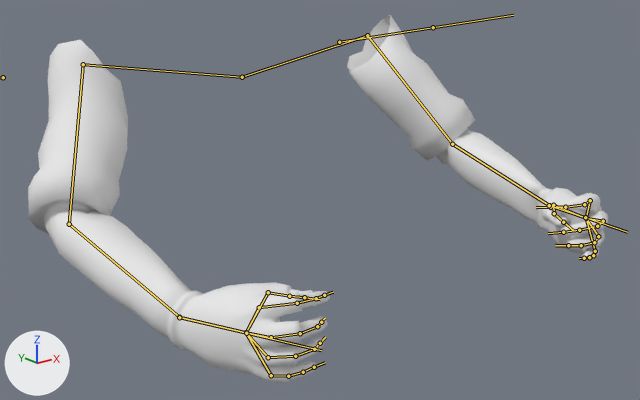
The FBX model Assets/_RPG/Models/FpsArms/FpsArms.fbx as it was, and as the next commit left it.
The view is the same before and after, from a 50 mm lens placed at (-3.83, -5.74, 1.15), pointed at (-0.09, -1.06, -0.72). The axes (+X, +Y, +Z) are drawn at lower left. The lights are the same throughout. Both versions are drawn at frame 20 of the action 'Armature.001|IdleOneHanded'; the numbers are the values there. The bones that bend it are drawn over the model as lines.

Names of what the first picture shows: 'arm'.
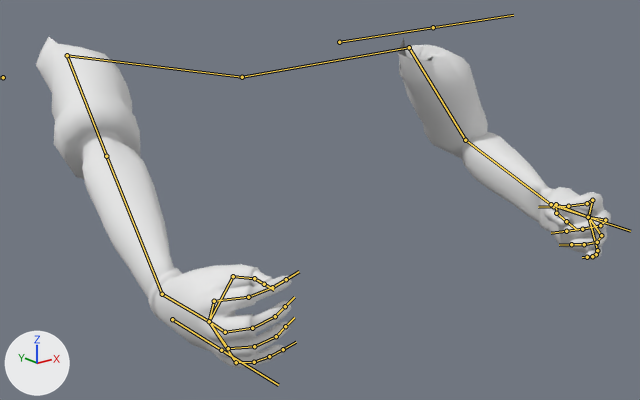
What differs and where, as boxes [x1, y1, x2, y2] in the pictures (640 x 400 px):
'arm', posed (10% shorter): before [28, 14, 608, 383]; after [36, 36, 611, 369]
bone 'Bone_L', root to tip: before (242, 77) to (83, 64); after (242, 77) to (67, 55)
bone 'Bone_L.001', root to tip: before (83, 64) to (69, 224); after (67, 55) to (106, 156)
bone 'Bone_L.002', root to tip: before (69, 224) to (179, 317); after (106, 156) to (162, 294)
bone 'Bone_L.003', root to tip: before (179, 317) to (246, 332); after (162, 294) to (209, 321)
bone 'Bone_R', root to tip: before (242, 77) to (367, 35); after (242, 77) to (409, 47)
bone 'Bone_R.001', root to tip: before (367, 35) to (452, 144); after (409, 47) to (465, 140)
bone 'Bone_R.002', root to tip: before (452, 144) to (549, 205); after (465, 140) to (551, 205)
bone 'Bone_R.003', root to tip: before (549, 205) to (586, 218); after (551, 205) to (588, 217)

The change in detail:
Bone 'Bone_L' (bone_bone_l) turns from (0, 0, 0) to (1, -3, -20) degrees about its own x, y and z.
Bone 'Bone_L.001' (bone_bone_l_001) turns from (-51, 27, 20) to (-110, 62, -18) degrees about its own x, y and z.
Bone 'Bone_L.002' (bone_bone_l_002) turns from (-17, 22, 42) to (-11, -15, 1) degrees about its own x, y and z.
Bone 'Bone_L.003' (bone_bone_l_003) turns from (-1, -2, 18) to (-7, 0, 25) degrees about its own x, y and z.
Bone 'Bone_R' (bone_bone_r) turns from (0, 0, 0) to (2, -6, -36) degrees about its own x, y and z.
Bone 'Bone_R.001' (bone_bone_r_001) turns from (-58, -34, -10) to (42, -177, 34) degrees about its own x, y and z.
Bone 'Bone_R.002' (bone_bone_r_002) turns from (-29, -17, -41) to (-15, 156, 90) degrees about its own x, y and z.
Bone 'Bone_R.003' (bone_bone_r_003) turns from (-1, 1, -18) to (5, 2, -18) degrees about its own x, y and z.
